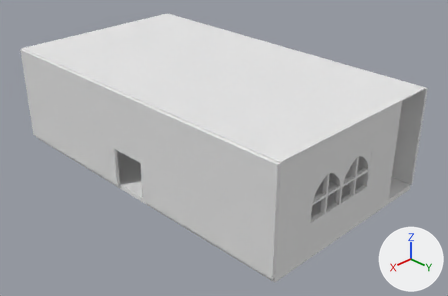
The Blender file DiningRoom.blend as it was, and as the next commit left it.
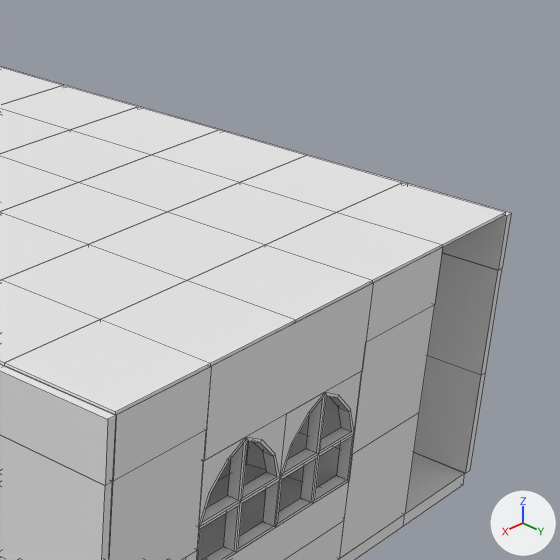
There are two pictures of each version: one whole from a 50 mm lens placed at (24.8, 12.2, 15.3), pointed at (4.9, -7.9, 0.9), one close up on the part from 53% to 100% of the width and 3% to 73% of the height. The lights are fixed; the arrows at lower right show +X, +Y and +Z. The close-ups show mesh edges as thin lines.

Names of what the first close-up shows: 'DiningRoomCeiling', 'DiningRoomFloorTiles', 'DiningRoomWallB0Left.001', 'DiningRoomWallB1Left', 'DiningRoomWallB1Right', 'DiningRoomWallB2Left', 'DiningRoomWallB2Right', 'DiningRoomWallWindow', 'DiningRoomWallWindow.001', 'DiningRoomWindow'.
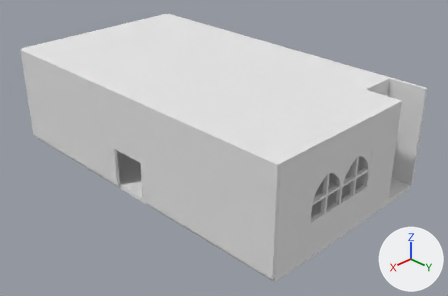
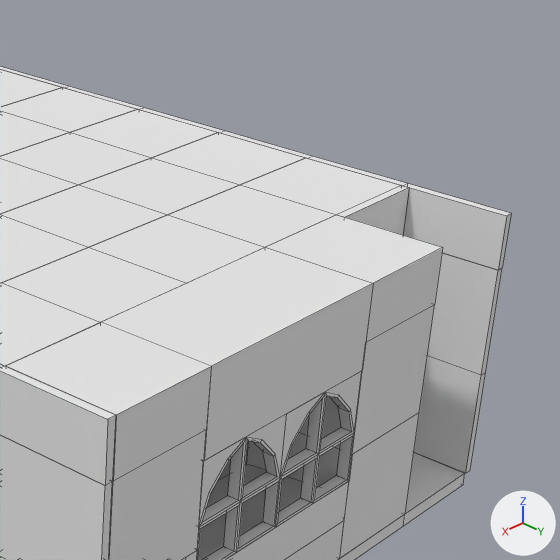
Scene script edits in JSON lines:
```json
{"op": "set", "path": "ob_diningroomceiling.location", "old": "(0.0, 0.0, 5.0)", "new": "(0.0, -2.0, 4.95)"}
{"block": "ob_diningroomceiling", "where": "_m = ob_diningroomceiling.modifiers.new('Array.001', 'ARRAY')"}
{"op": "set", "path": "_m.count", "old": "9", "new": "8"}
```

Changed parts and their boxes [x1, y1, x2, y2] in the close-ups (560 x 560 px):
```json
{"object": "DiningRoomCeiling", "change": "moved, modifiers changed", "before": [0, 67, 506, 415], "after": [0, 69, 401, 366]}
{"object": "DiningRoomWallB2Left", "change": "unchanged, uncovered by the edit", "before": [2, 67, 511, 270], "after": [0, 67, 511, 270]}
{"object": "DiningRoomWallB2Back", "change": "unchanged, uncovered by the edit", "after": [337, 185, 409, 235]}
```
